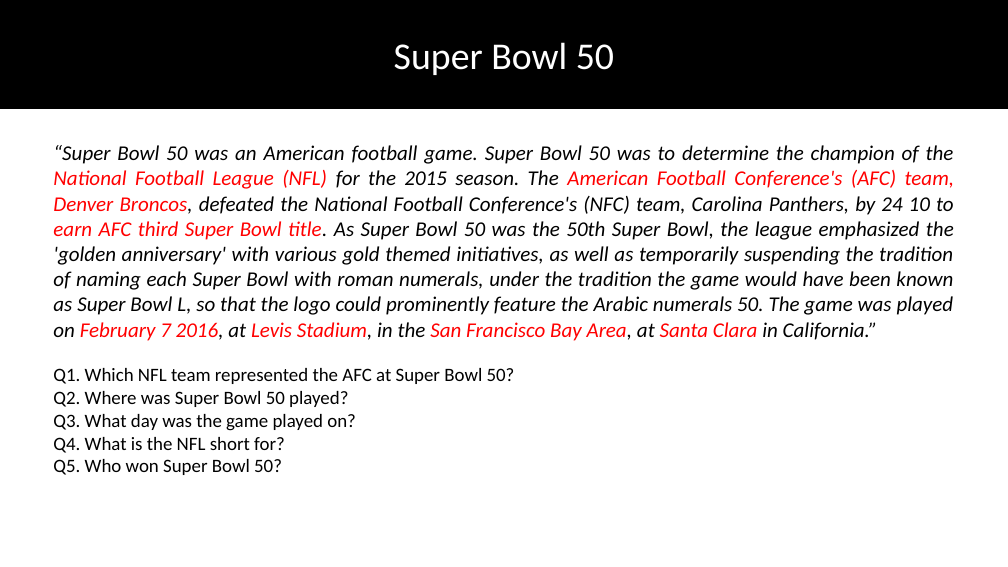
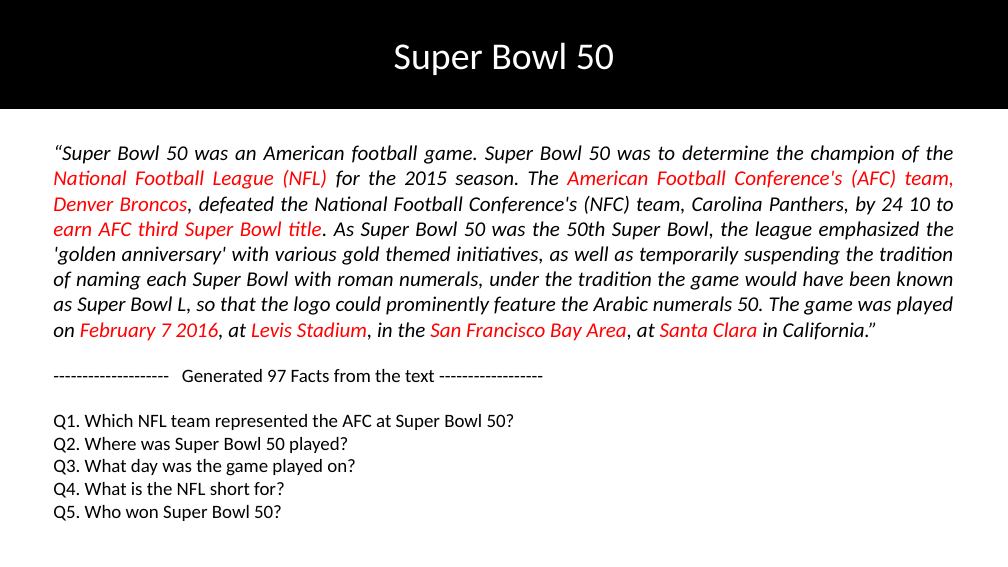
Before and after one commit to DhruvaPendharkar/thesis-project, a slide deck: slide 80 of Notes/ThesisPresentation.pptx (slide 74 before the commit). Drawn at 1008x567 pixels with LibreOffice and Linux fonts; fonts in the diff are those of the drawing. Boxes give left, top, right and bottom in pixels: in the first picture for what was removed or moved away, otherwise in the second. Text is boxed around its words. In the diff, an @@ line names an element or a change of style, - is before the commit and + after.

```diff
--- a/Notes/ThesisPresentation.pptx
+++ b/Notes/ThesisPresentation.pptx
@@ text at (182,369,435,382): paragraph added @@
+-------------------- Generated 97 Facts from the text ------------------
```
Also in this commit, not shown: 9 slides added.
